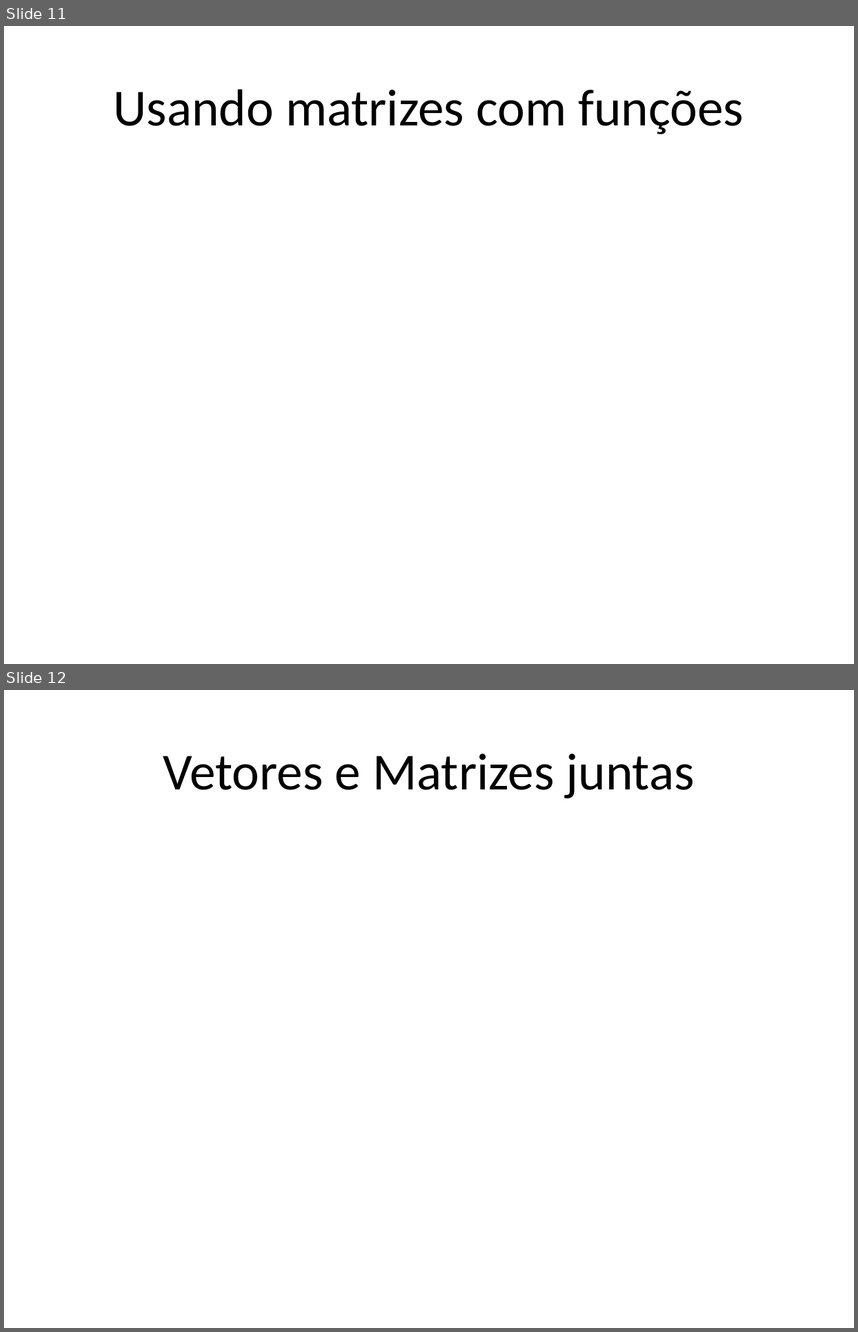
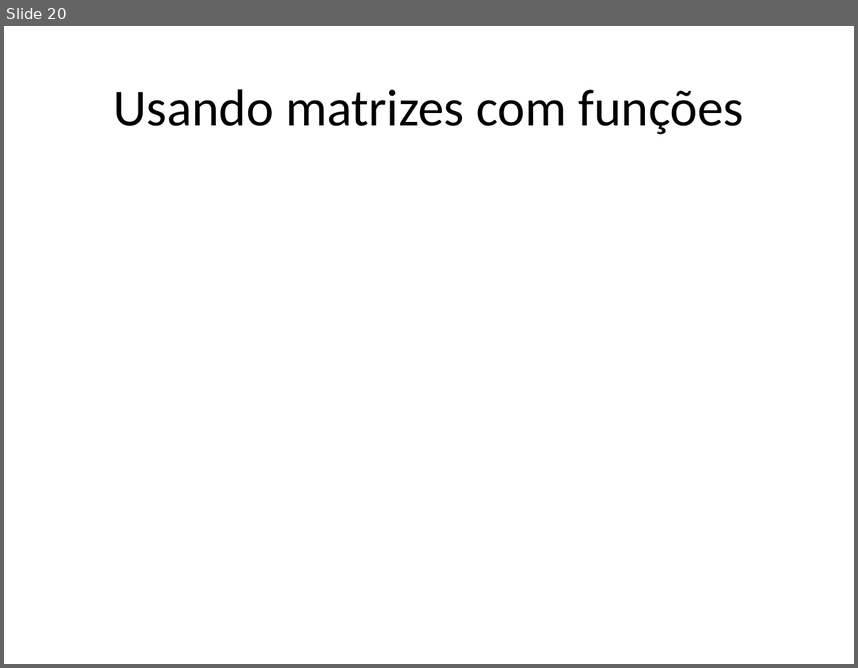
Before and after one commit to dfpires/progcomp2-2024b, a slide deck: matrizes_2d_javascript.pptx. Shown one above the other, each under a label of ours: slides 11 and 12 before the commit, slide 20 after it. The pictures are 858x1332 and 858x668 pixels, drawn with LibreOffice and Linux fonts; fonts in the diff are those of the drawing. Boxes give left, top, right and bottom in pixels: in the first picture for what was removed or moved away, otherwise in the second. Text is boxed around its words. In the diff, an @@ line names an element or a change of style, - is before the commit and + after.

```diff
--- a/matrizes_2d_javascript.pptx
+++ b/matrizes_2d_javascript.pptx
@@ slide 12 removed at <box>4,690,854,1328</box>, background #FFFFFF @@
@@ title removed at <box>163,753,695,798</box> @@
-Vetores e Matrizes juntas
@@ what was slide 11 is now slide 20 @@
```
Also in this commit, not shown: 9 slides added.
